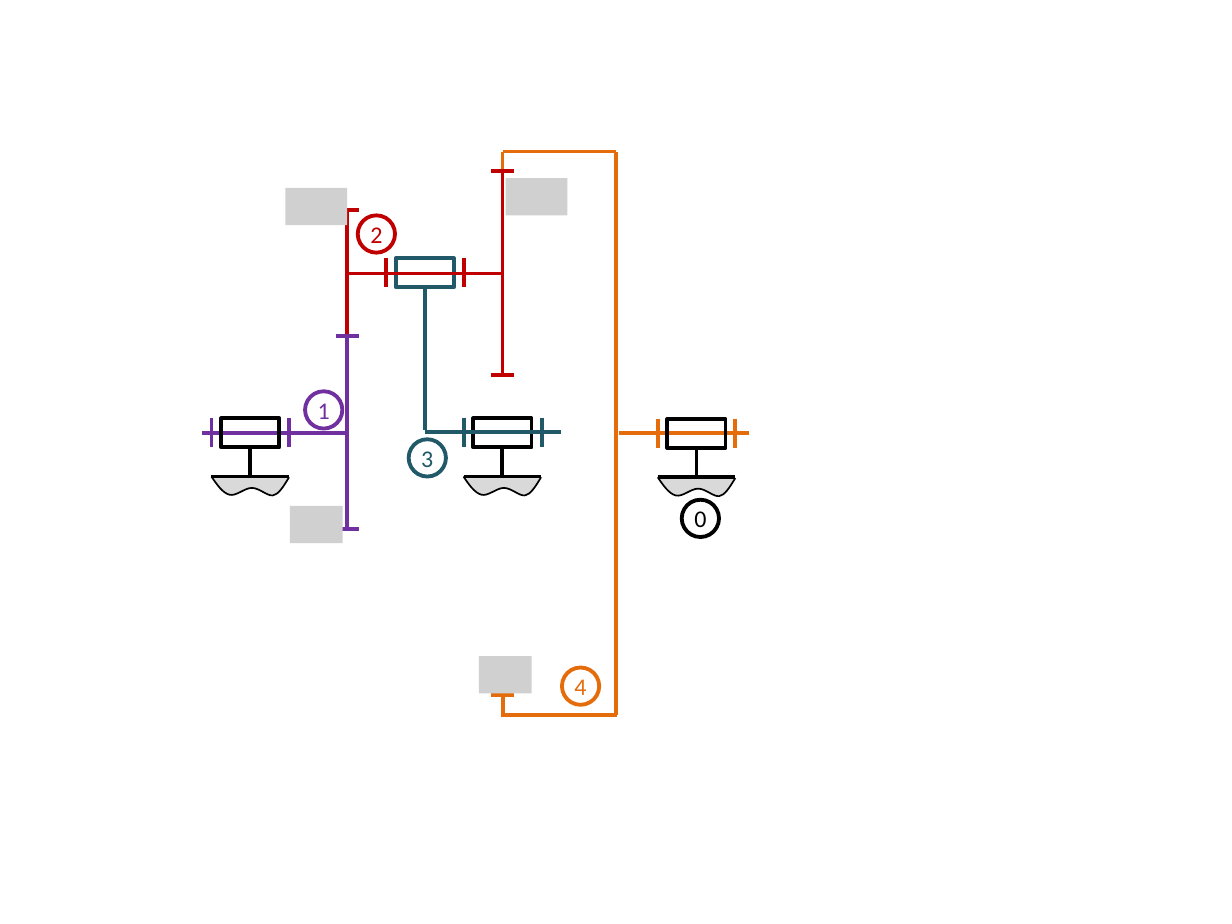
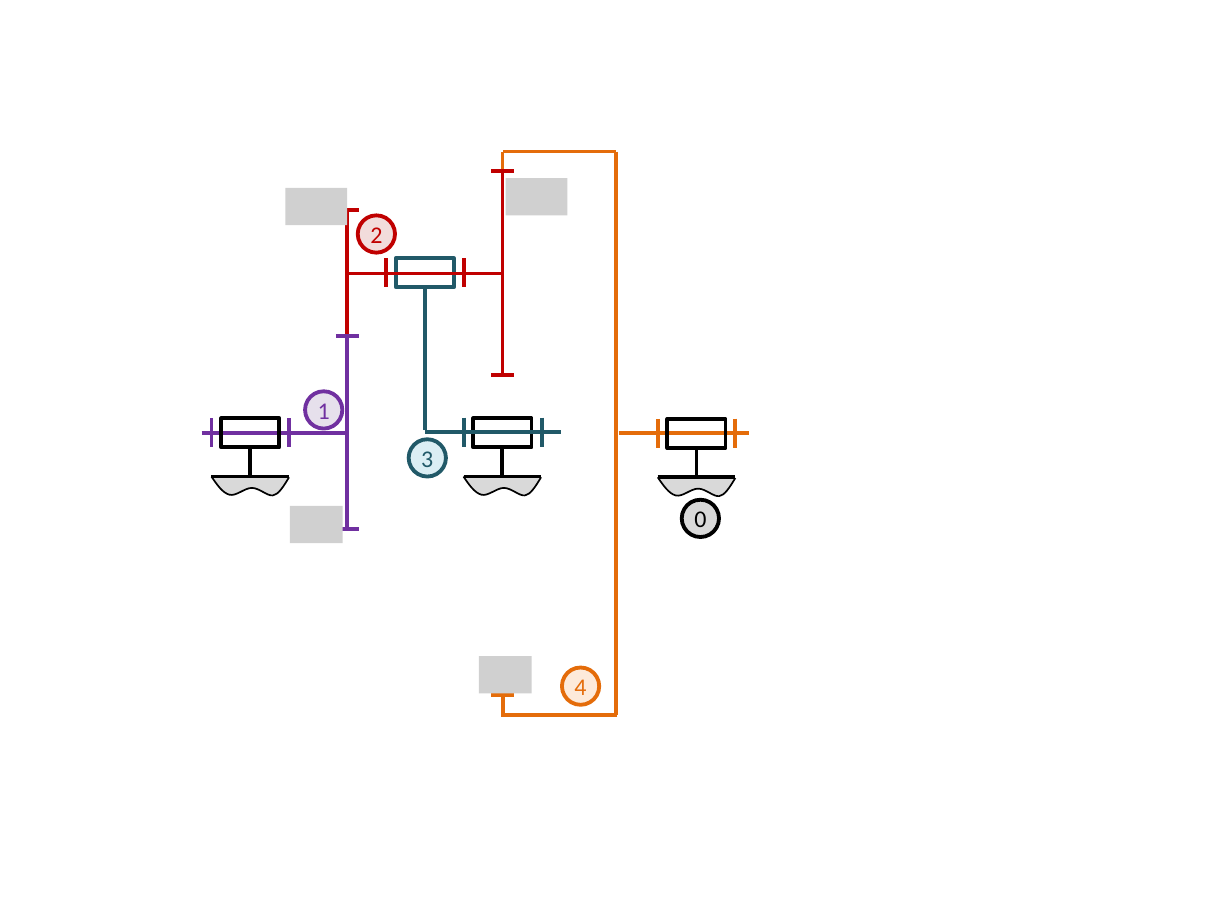
Before and after one commit to xpessoles/Cy_04_PSI_ModelisationDynamique, a slide deck: slide 6 of Revisions_Cinematique/Cy_04_Rev_Cin_04_Transmetteurs_Fiche/images/Figure.pptx. Drawn at 1232x924 pixels with LibreOffice and Linux fonts; fonts in the diff are those of the drawing; grey boxes stand for pictures. Boxes give left, top, right and bottom in pixels: in the first picture for what was removed or moved away, otherwise in the second. Text is boxed around its words. In the diff, an @@ line names an element or a change of style, - is before the commit and + after.

```diff
--- a/Revisions_Cinematique/Cy_04_Rev_Cin_04_Transmetteurs_Fiche/images/Figure.pptx
+++ b/Revisions_Cinematique/Cy_04_Rev_Cin_04_Transmetteurs_Fiche/images/Figure.pptx
@@ ellipse "2" at <box>357,216,394,253</box>: fill none to #F2DCDB @@
@@ ellipse "1" at <box>306,392,342,429</box>: fill none to #E6E0EC @@
@@ ellipse "3" at <box>409,440,446,477</box>: fill none to #DBEEF4 @@
@@ ellipse "0" at <box>681,500,718,537</box>: fill none to #D9D9D9 @@
@@ ellipse "4" at <box>562,668,599,705</box>: fill none to #FDEADA @@
```
Also in this commit, not shown: 4 other slides changed, 1 slide added, 3 other files.
